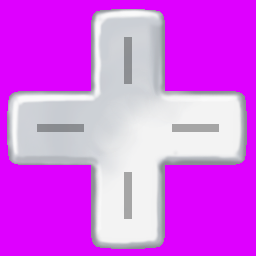
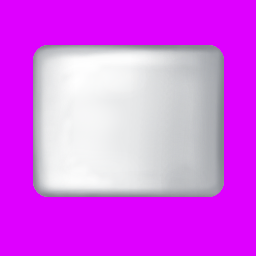
Revision of a layered 256px x 256px image; what changed, layer by layer:
added layer "New Layer#10" above "New Layer#8" over (33, 45, 224, 197)
hid "New Layer#7" over (37, 37, 219, 219)
hid "New Layer#6" over (7, 9, 247, 249)
